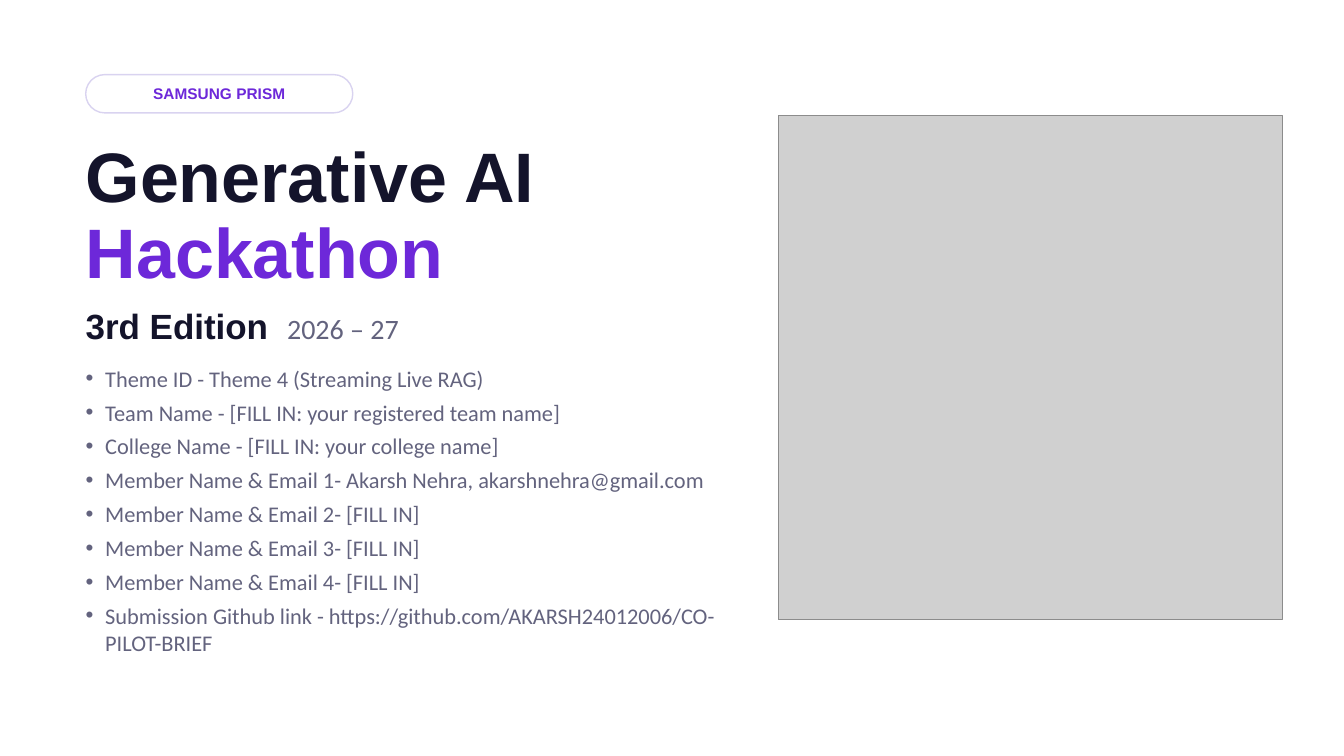
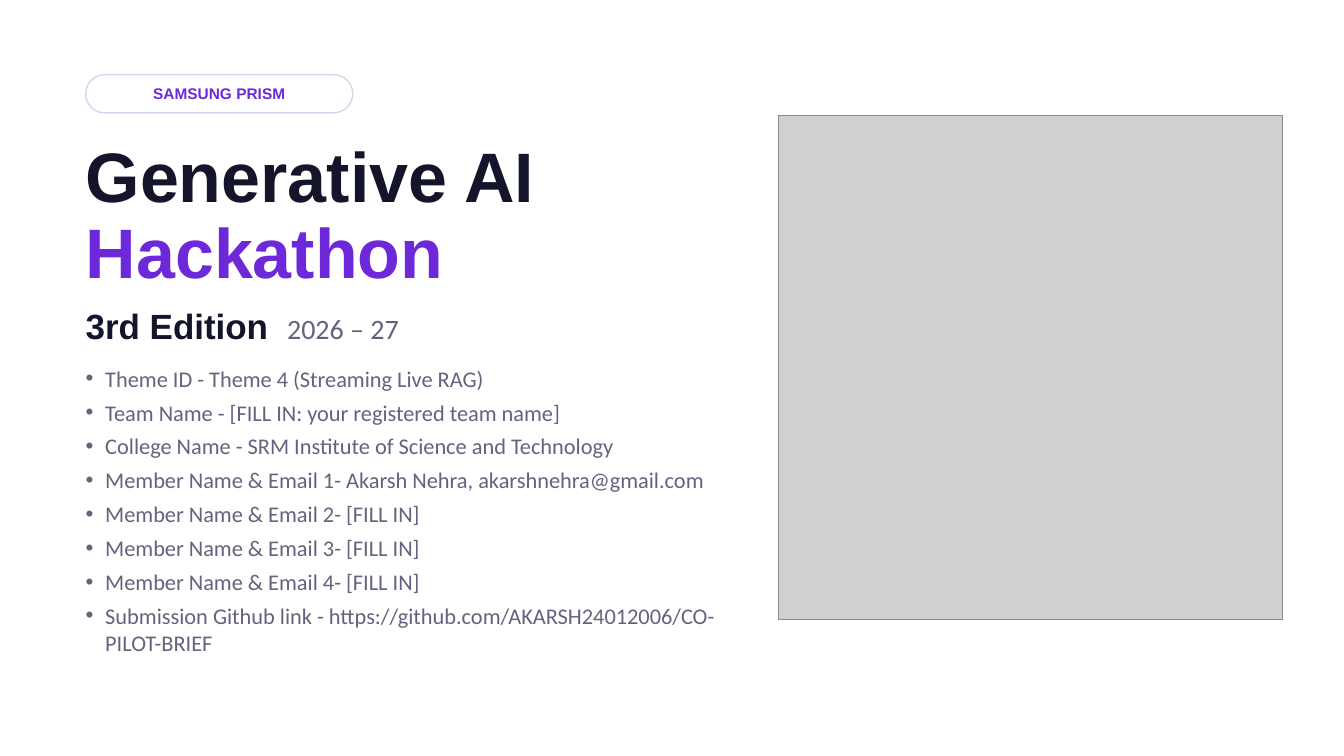
Before and after one commit to AKARSH24012006/CO-PILOT-BRIEF, a slide deck: slide 1 of CopilotBrief_Submission.pptx. Drawn at 1344x756 pixels with LibreOffice and Linux fonts; fonts in the diff are those of the drawing; grey boxes stand for pictures. Boxes give left, top, right and bottom in pixels: in the first picture for what was removed or moved away, otherwise in the second. Text is boxed around its words. In the diff, an @@ line names an element or a change of style, - is before the commit and + after.

```diff
--- a/CopilotBrief_Submission.pptx
+++ b/CopilotBrief_Submission.pptx
@@ text at (x1=105, y1=438, x2=613, y2=458): text changed @@
-• College Name - [FILL IN: your college name]
+• College Name - SRM Institute of Science and Technology
```
Also in this commit, not shown: 2 other slides changed, 12 other files.
